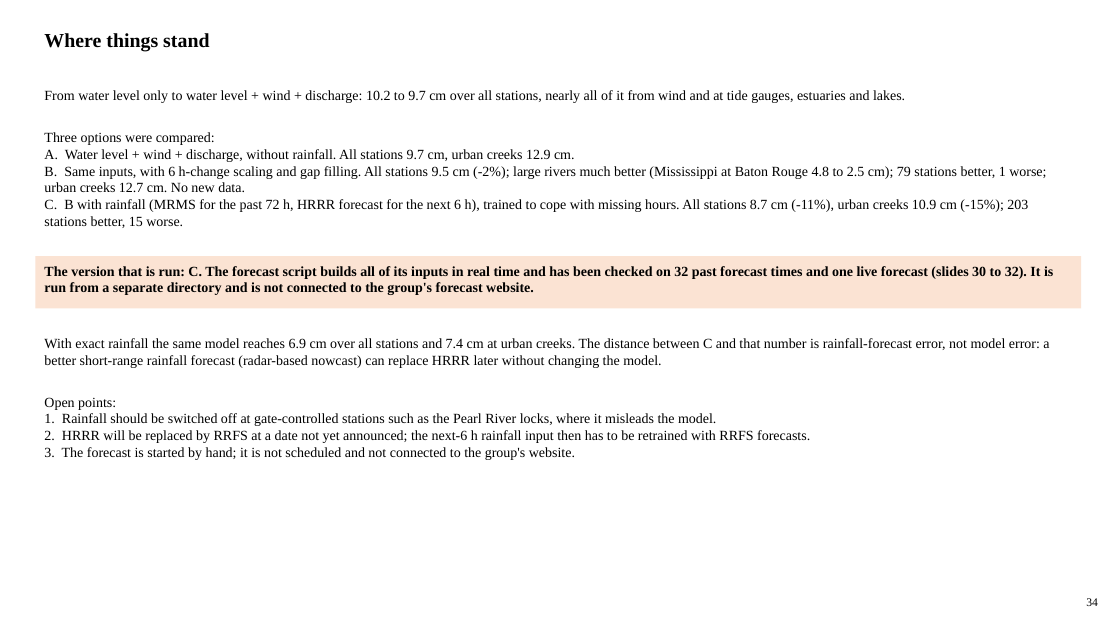
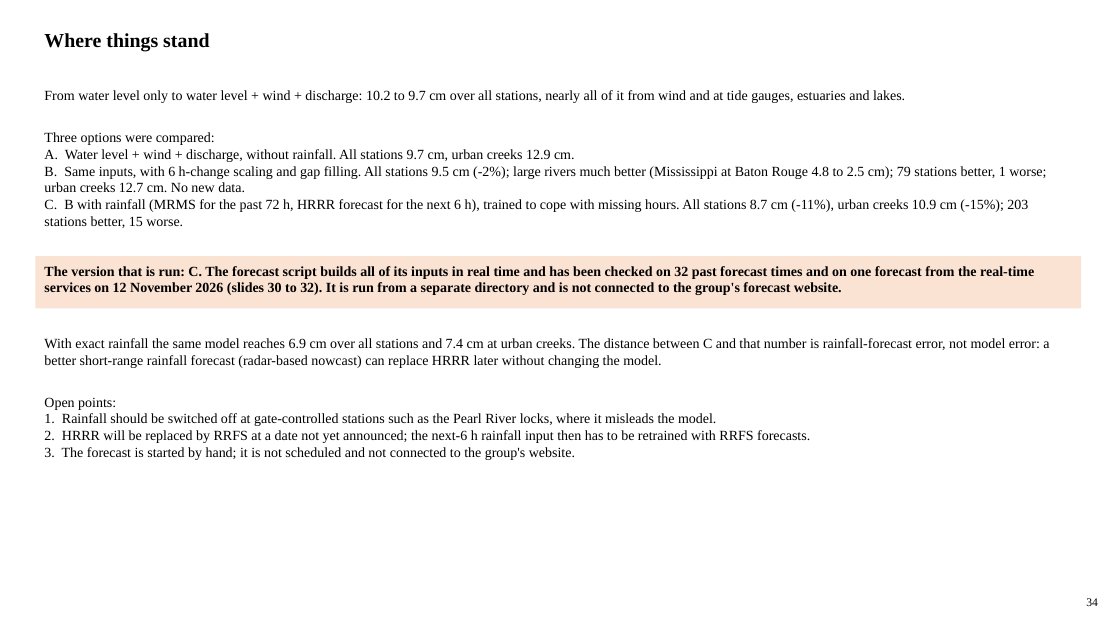
Before and after one commit to LaurenW1997/subdomainLSTM, a slide deck: slide 34 of deliverables/17_versions/version_comparison.pptx. Drawn at 1120x630 pixels with LibreOffice and Linux fonts; fonts in the diff are those of the drawing. Boxes give left, top, right and bottom in pixels: in the first picture for what was removed or moved away, otherwise in the second. Text is boxed around its words. In the diff, an @@ line names an element or a change of style, - is before the commit and + after.

```diff
--- a/deliverables/17_versions/version_comparison.pptx
+++ b/deliverables/17_versions/version_comparison.pptx
@@ text at [44, 266, 1034, 295]: text changed @@
-The version that is run: C. The forecast script builds all of its inputs in real time and has been checked on 32 past forecast times and one live forecast (slides 30 to 32). It is run from a separate directory and is not connected to the group's forecast website.
+The version that is run: C. The forecast script builds all of its inputs in real time and has been checked on 32 past forecast times and on one forecast from the real-time services on 12 November 2026 (slides 30 to 32). It is run from a separate directory and is not connected to the group's forecast website.
```
Also in this commit, not shown: 2 other slides changed, 8 other files.
